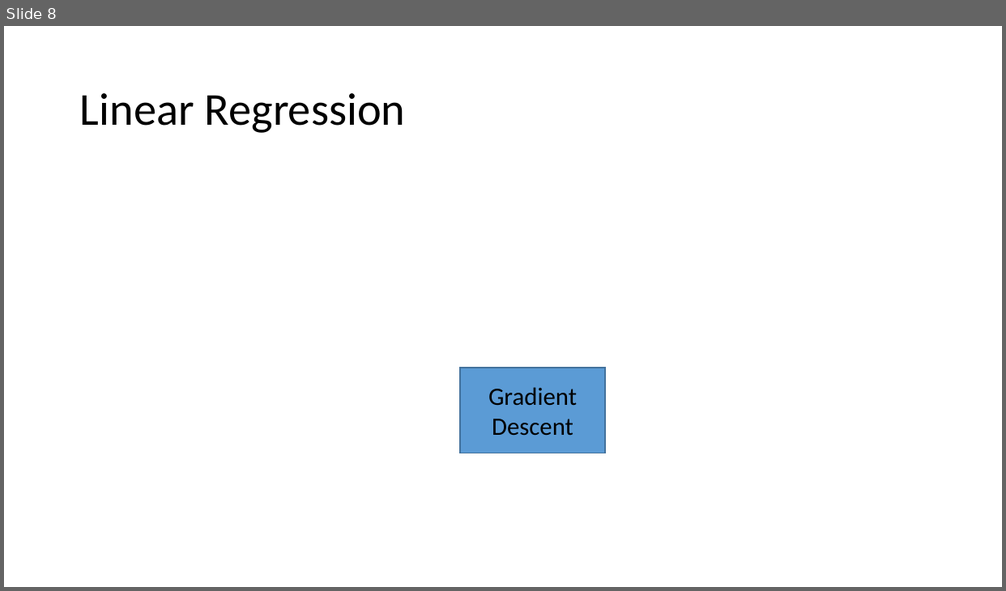
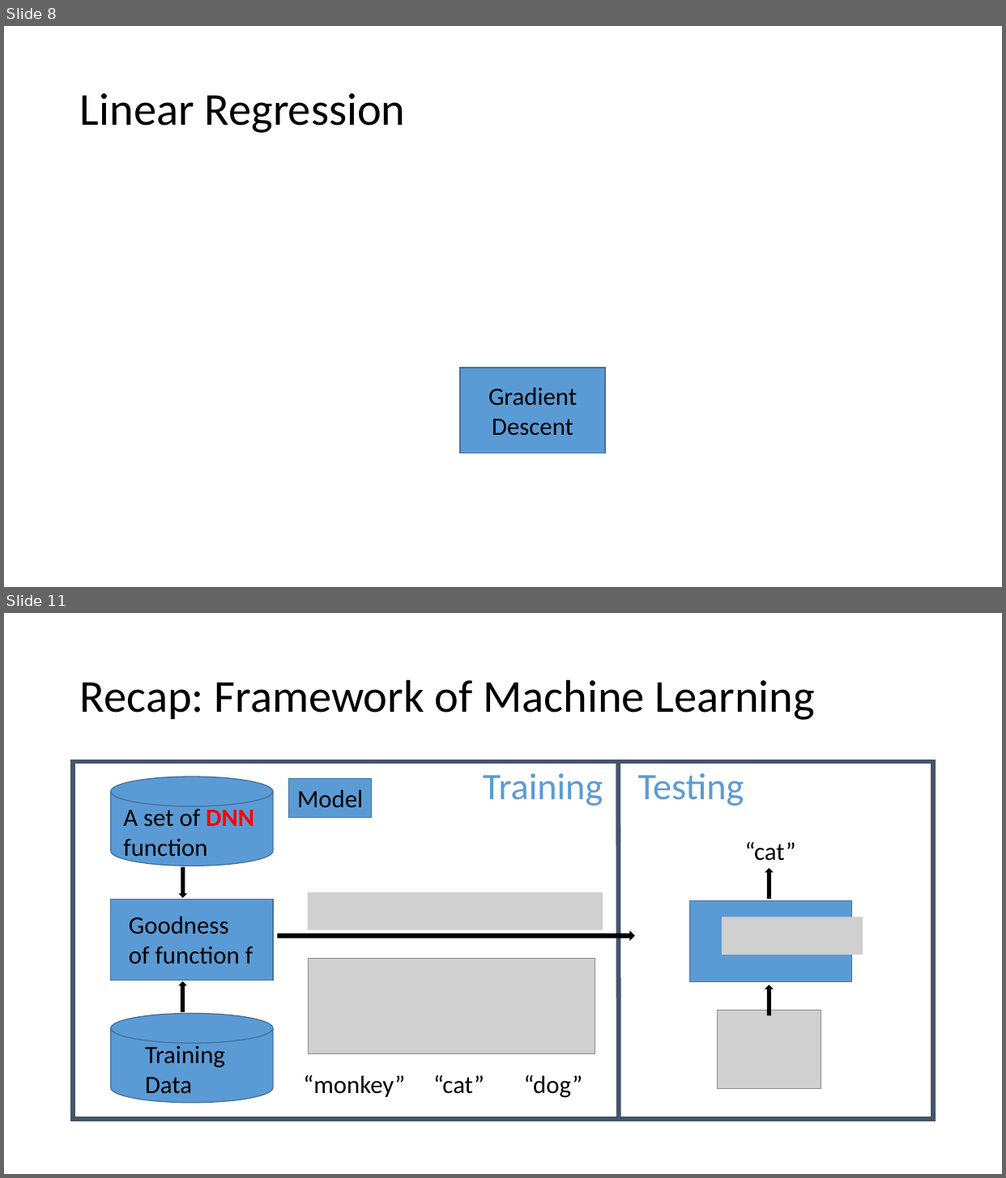
Before and after one commit to CaralBaby/Apply-Machine-Learning-in-Motion-Planning, a slide deck: Introduction to Machine Learning and the Applications in Motion Planning.pptx. Shown one above the other, each under a label of ours: slide 8 before the commit, slides 8 and 11 after it; the slides between them are not shown. The pictures are 1006x591 and 1006x1178 pixels, drawn with LibreOffice and Linux fonts; fonts in the diff are those of the drawing; grey boxes stand for pictures. Boxes give left, top, right and bottom in pixels: in the first picture for what was removed or moved away, otherwise in the second. Text is boxed around its words. In the diff, an @@ line names an element or a change of style, - is before the commit and + after.

```diff
--- a/Introduction to Machine Learning and the Applications in Motion Planning.pptx
+++ b/Introduction to Machine Learning and the Applications in Motion Planning.pptx
@@ slide 11 added at [4,613,1002,1174], background #FFFFFF @@
@@ title added at [80,679,815,720], 44 pt, text #000000 @@
+Recap: Framework of Machine Learning
@@ rectangle added at [73,762,934,1119], outline #44546A 4.5 pt @@
@@ text added at [483,773,603,806], 36 pt, text #5B9BD5 @@
+Training
@@ line added from (619, 762) to (619, 1118), #44546A 4.5 pt @@
@@ text added at [638,773,744,806], 36 pt, text #5B9BD5 @@
+Testing
@@ text added at [745,842,796,861], 24 pt, text #000000 @@
+“cat”
@@ up arrow added at [766,869,772,898], fill #000000, outline #000000 1 pt @@
@@ rectangle added at [111,899,274,981], fill #5B9BD5, outline #43739E 1 pt @@
@@ group added at [180,867,634,1012]: 1 down arrow, 1 up arrow, 1 right arrow, 1 picture @@
@@ rectangle added at [690,901,852,983], fill #5B9BD5, outline #43739E 1 pt @@
@@ text added at [129,916,253,965], 24 pt, text #000000 @@
+Goodness of function f
@@ picture added at [722,917,863,954] @@
@@ up arrow added at [766,986,772,1015], fill #000000, outline #000000 1 pt @@
@@ picture added at [718,1011,820,1089] @@
@@ group added at [111,777,595,1102]: 3 texts, 2 cylinders, 1 rectangle, 1 picture @@
+Training Data
+A set of DNN function
+Model
+“monkey” “cat” “dog”
```
Also in this commit, not shown: 1 slide changed, 10 other slides added.
